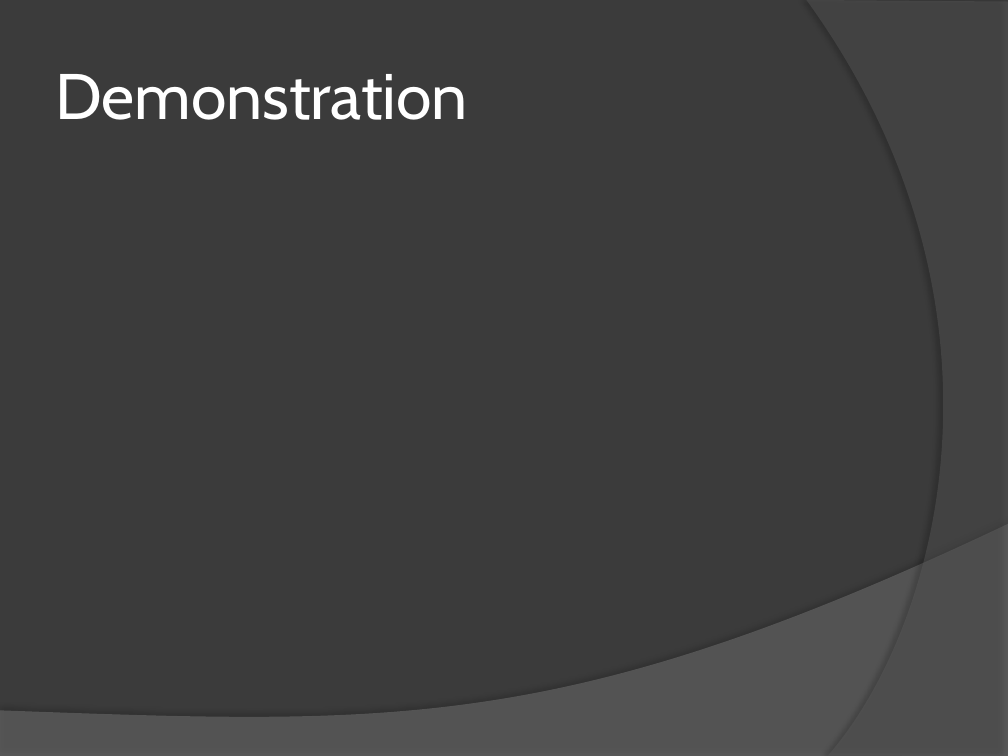
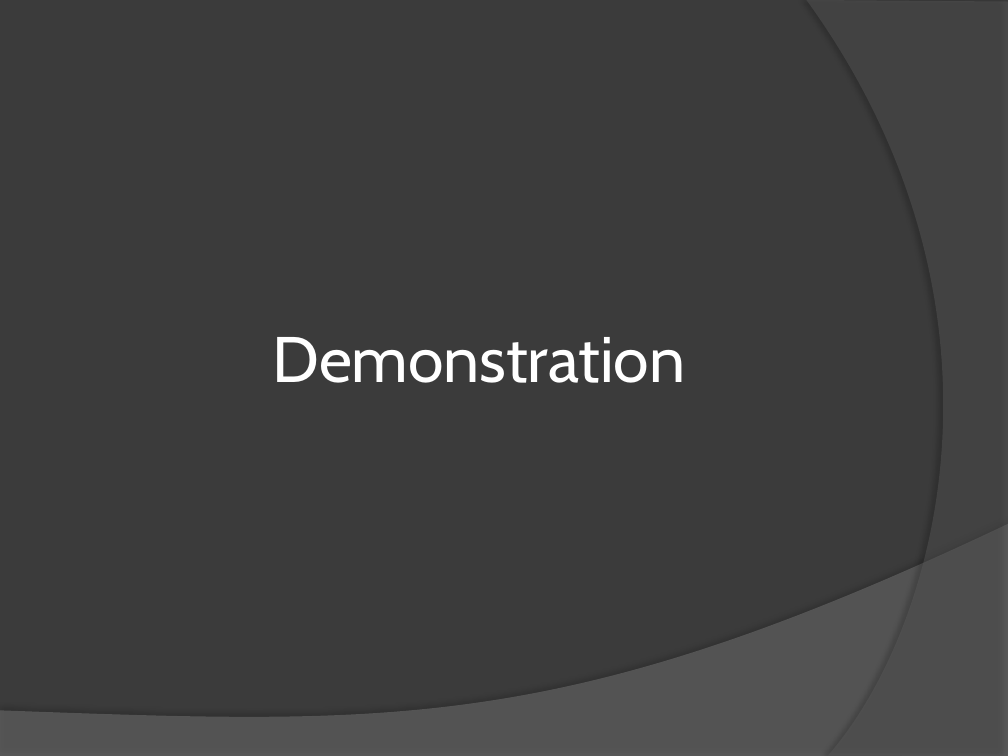
Before and after one commit to Simmz64/EmbeddedProject, a slide deck: slide 12 of SimonGollbo_EmbeddedProject_Final.pptx (slide 7 before the commit). Drawn at 1008x756 pixels with LibreOffice and Linux fonts; fonts in the diff are those of the drawing. Boxes give left, top, right and bottom in pixels: in the first picture for what was removed or moved away, otherwise in the second. Text is boxed around its words. In the diff, an @@ line names an element or a change of style, - is before the commit and + after.

```diff
--- a/SimonGollbo_EmbeddedProject_Final.pptx
+++ b/SimonGollbo_EmbeddedProject_Final.pptx
@@ title "Demonstration": place and size @@
-title "Demonstration" at (55, 74, 468, 120)
+title "Demonstration" at (273, 337, 686, 383)
@@ title "Demonstration" at (273, 337, 686, 383): alignment left to centre @@
```
Also in this commit, not shown: 5 other slides changed, 6 slides added.
